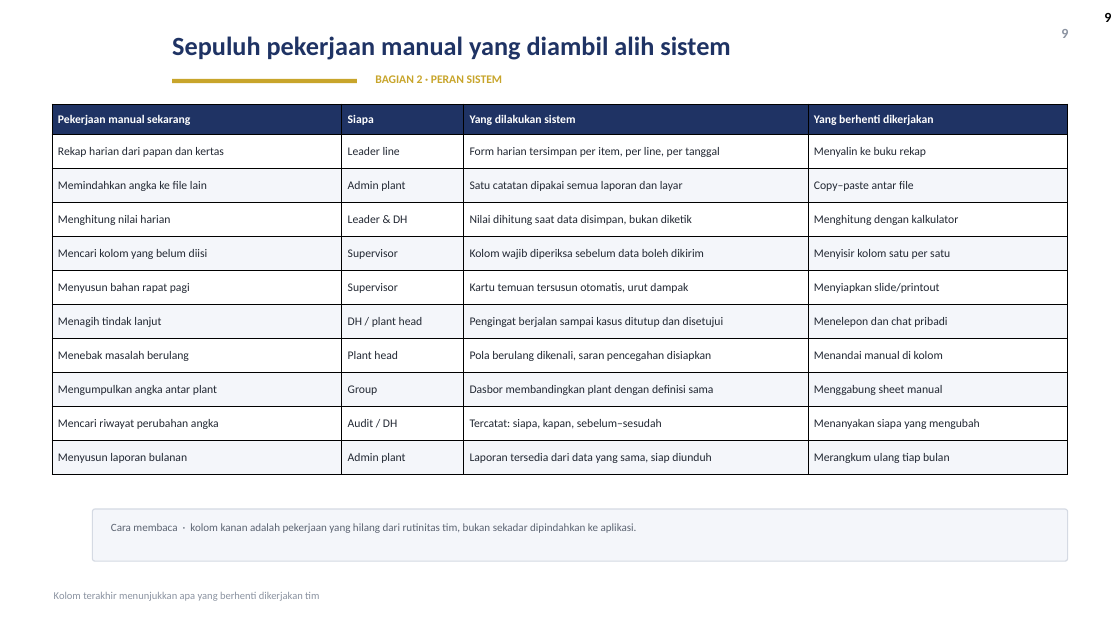
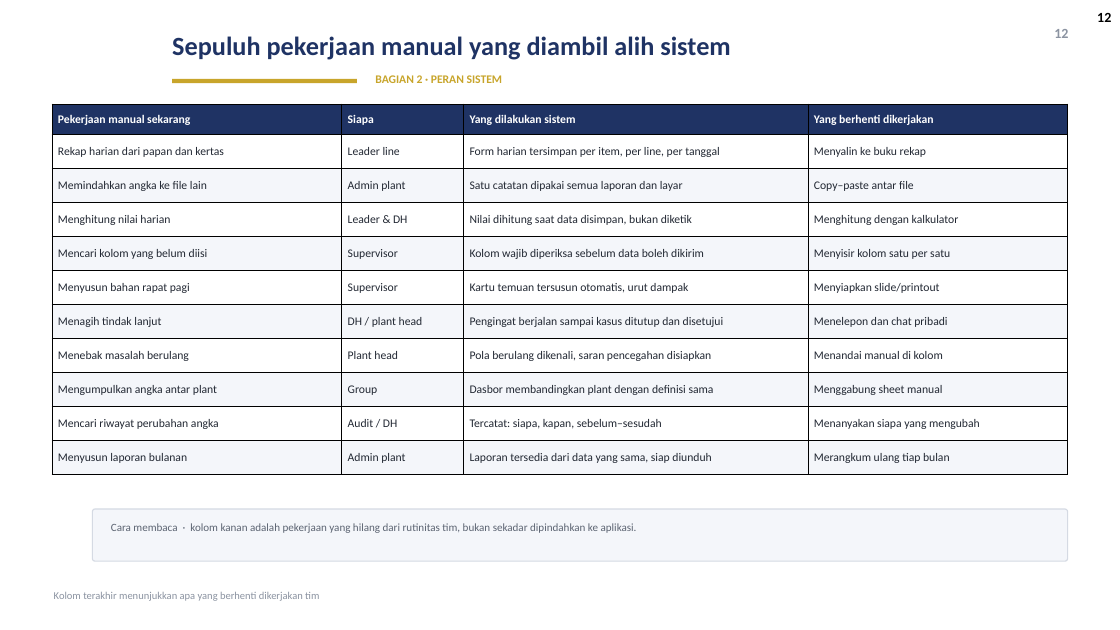
Before and after one commit to GalaxyDust/DailyMonitoringSystem_App, a slide deck: slide 12 of docs/DMS_Digitalisasi_v1.pptx (slide 9 before the commit). Drawn at 1120x630 pixels with LibreOffice and Linux fonts; fonts in the diff are those of the drawing; background and template pictures are left out. Boxes give left, top, right and bottom in pixels: in the first picture for what was removed or moved away, otherwise in the second. Text is boxed around its words. In the diff, an @@ line names an element or a change of style, - is before the commit and + after.

```diff
--- a/docs/DMS_Digitalisasi_v1.pptx
+++ b/docs/DMS_Digitalisasi_v1.pptx
@@ text at (x1=1054, y1=29, x2=1068, y2=38): text changed @@
-9
+12
@@ page number at (x1=1097, y1=13, x2=1111, y2=22): text changed @@
-9
+12
```
Also in this commit, not shown: 14 other slides changed, 3 slides added, 5 other files.
